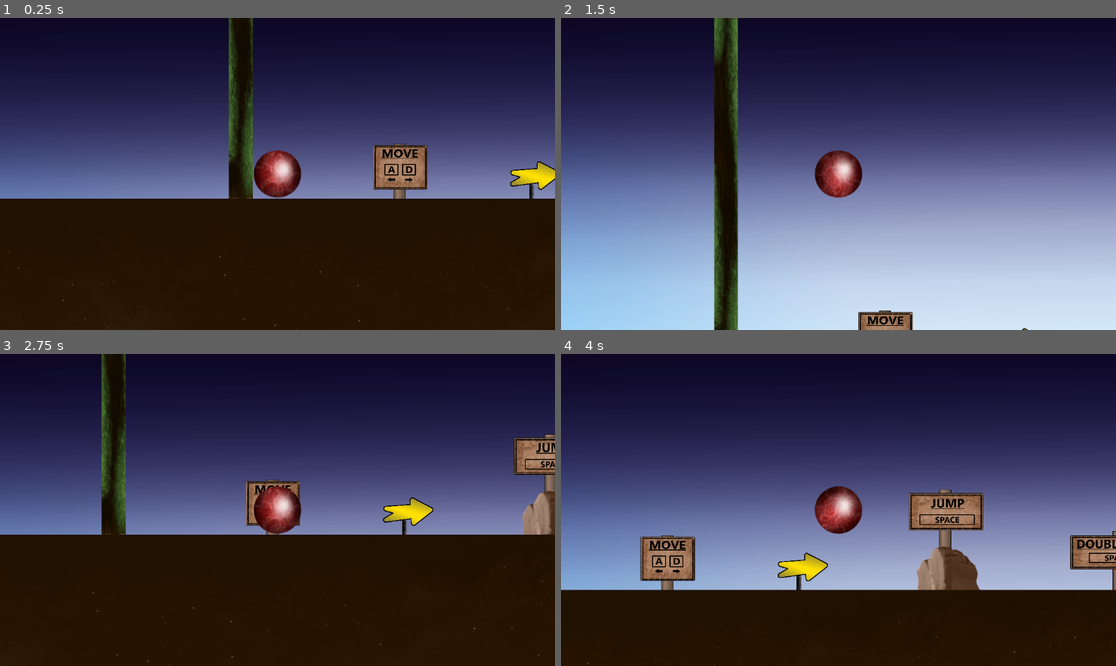
Above: before the commit, frames 1-4 (two rows, left to right).
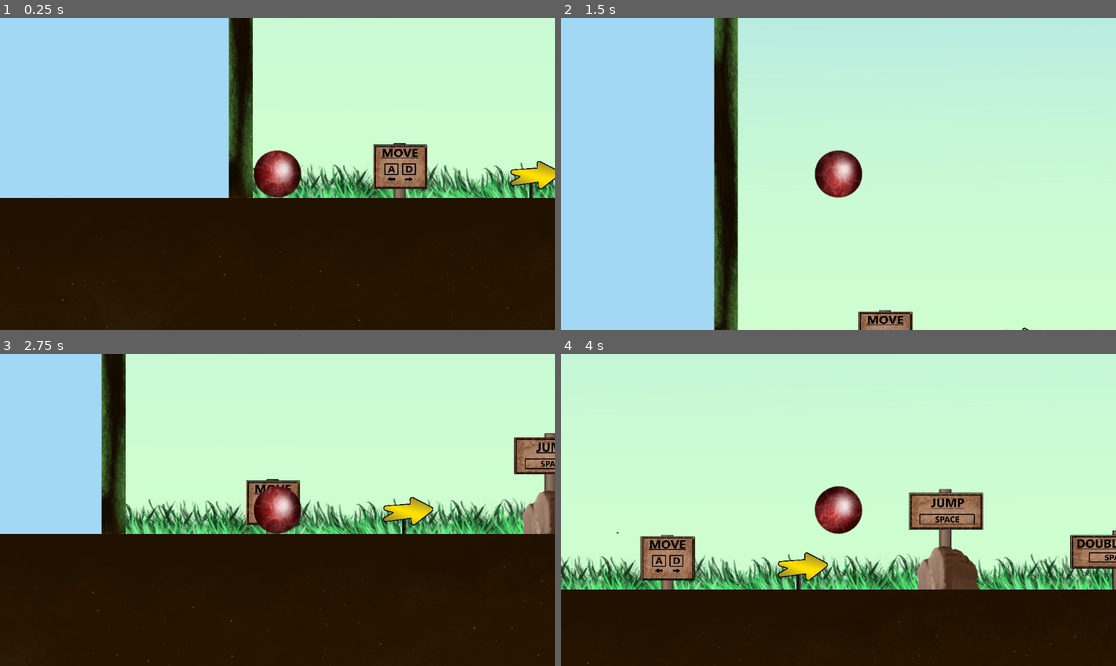
Above: after the commit, the same moments.

Repository: Cicadaware/Basic-Side-Scroller
Game: Godot game, scene res://node_2d.tscn
The game is run twice, just before and just after one commit, with the same random seed, the same clock (stepped at 60 frames per second) and the same inputs.
Inputs:
- Up to frame 1 (0.25 s): no input
- Up to frame 2 (1.5 s): tap Enter (ui_accept) at 0.5, 0.77 s; hold Right (ui_right) 0.53-1.28 s; hold Left (ui_left) from 1.28 s (still down)
- Up to frame 3 (2.75 s): tap Enter (ui_accept) at 1.52 s; release Left (ui_left) at 2.03 s; hold Right (ui_right) from 2.03 s (still down)
- Up to frame 4 (4 s): tap Enter (ui_accept) at 3.02, 3.77 s; release Right (ui_right) at 3.53 s; hold Left (ui_left) from 3.53 s (still down)

The runs differ from the first frame. In frame 1, 53% of the frame differs, in the area x 0-100%, y 0-100%; in frame 2, 90%; in frame 3, 52%; in frame 4, 70%.

Commit message:
updated artstyle

Diff:
--- a/node_2d.tscn
+++ b/node_2d.tscn
@@ -1,13 +1,15 @@
-[gd_scene load_steps=47 format=3 uid="uid://dmtml1es2u8tg"]
+[gd_scene load_steps=52 format=3 uid="uid://dmtml1es2u8tg"]
 
 [ext_resource type="Script" uid="uid://chwgfm4defjwi" path="res://player.gd" id="1_0e48y"]
 [ext_resource type="Script" uid="uid://dhfu1qlr5mc3l" path="res://node_2d.gd" id="1_kdubu"]
+[ext_resource type="Texture2D" uid="uid://s5mbbll6h6ll" path="res://resources/forest_background.png" id="2_1fr6y"]
 [ext_resource type="Texture2D" uid="uid://bn52uwun17own" path="res://resources/move_board.png" id="2_bjha6"]
 [ext_resource type="Texture2D" uid="uid://cxa2pc8c4auo5" path="res://resources/background_filler.png" id="2_gt76g"]
 [ext_resource type="Texture2D" uid="uid://pw3pxx865n8c" path="res://resources/ball.png" id="2_q6r6c"]
 [ext_resource type="Texture2D" uid="uid://bc42oasigc2b0" path="res://resources/arrowPost.png" id="2_x0ka3"]
 [ext_resource type="Texture2D" uid="uid://cmneq705c8wy" path="res://resources/jump_board.png" id="3_gt76g"]
 [ext_resource type="Texture2D" uid="uid://idbqj5xqv4qv" path="res://resources/double_jump_board.png" id="4_1fr6y"]
+[ext_resource type="Texture2D" uid="uid://dr6v6mnas6wfw" path="res://resources/grass.png" id="4_2hxjc"]
 [ext_resource type="Texture2D" uid="uid://dyhri0kioed2m" path="res://resources/rock.png" id="5_2hxjc"]
 [ext_resource type="Texture2D" uid="uid://btlb6saidjy15" path="res://resources/warning_sign.png" id="5_gt76g"]
 [ext_resource type="Texture2D" uid="uid://c4u82g56gpi0q" path="res://resources/arrow.png" id="5_q6r6c"]
@@ -24,6 +26,7 @@
 [ext_resource type="Texture2D" uid="uid://bl88hmffusuqr" path="res://resources/slow_sign.png" id="15_1fr6y"]
 [ext_resource type="Script" uid="uid://crds0suisuabe" path="res://win_screen.gd" id="16_flf07"]
 [ext_resource type="Texture2D" uid="uid://dy20hvll03lg1" path="res://resources/cloud.png" id="17_2hxjc"]
+[ext_resource type="Texture2D" uid="uid://d3xj53bokrj08" path="res://resources/thunder_particle_texture.png" id="27_1fr6y"]
 [ext_resource type="Script" uid="uid://dqkpruymfv6y2" path="res://cloud_flight_particle.gd" id="29_ebxd8"]
 
 [sub_resource type="CircleShape2D" id="CircleShape2D_ebxd8"]
@@ -62,7 +65,7 @@
 size = Vector2(128, 127.773)
 
 [sub_resource type="RectangleShape2D" id="RectangleShape2D_0h7mo"]
-size = Vector2(123.2, 130.548)
+size = Vector2(123.29999, 130.55379)
 
 [sub_resource type="RectangleShape2D" id="RectangleShape2D_nr8wp"]
 size = Vector2(123.2, 130.548)
@@ -90,26 +93,53 @@
 colors = PackedColorArray(1, 1, 1, 1, 0, 0, 0, 0)
 
 [sub_resource type="RectangleShape2D" id="RectangleShape2D_x0ka3"]
-size = Vector2(130.932, 125.268)
+size = Vector2(130.932, 122.658325)
 
 [sub_resource type="RectangleShape2D" id="RectangleShape2D_flf07"]
-size = Vector2(10971, 2819)
+size = Vector2(6475.5, 504.5)
 
 [sub_resource type="Curve" id="Curve_ebxd8"]
 _data = [Vector2(0, 0), 0.0, 0.0, 0, 0, Vector2(1, 1), 0.0, 0.0, 0, 0]
 point_count = 2
 
+[sub_resource type="Curve" id="Curve_2hxjc"]
+_data = [Vector2(0, 1), 0.0, 0.0, 0, 0, Vector2(0.505814, 0.516854), 0.0, 0.0, 0, 0, Vector2(1, 0), 0.0, 0.0, 0, 0]
+point_count = 3
+
+[sub_resource type="Curve" id="Curve_2u7jv"]
+_data = [Vector2(0, 0.52808994), 0.0, 0.0, 0, 0, Vector2(0.48837215, 1), 0.0, 0.0, 0, 0, Vector2(1, 0), 0.0, 0.0, 0, 0]
+point_count = 3
+
 [node name="Node2D" type="Node2D"]
 script = ExtResource("1_kdubu")
 
+[node name="Forest_background" type="Sprite2D" parent="."]
+position = Vector2(680, -600)
+texture = ExtResource("2_1fr6y")
+
+[node name="Forest_filler" type="Sprite2D" parent="."]
+position = Vector2(1416, -720)
+texture = ExtResource("2_gt76g")
+
 [node name="Sprite2D" type="Sprite2D" parent="."]
-position = Vector2(1475, -728)
-texture = ExtResource("2_gt76g")
+position = Vector2(-32, -33)
+scale = Vector2(0.541, 0.30784315)
+texture = ExtResource("4_2hxjc")
 
 [node name="Sprite2D2" type="Sprite2D" parent="."]
-position = Vector2(1238.25, -622)
-scale = Vector2(0.388, 0.592)
-texture = ExtResource("2_gt76g")
+position = Vector2(476.00003, -34)
+scale = Vector2(0.541, 0.30784315)
+texture = ExtResource("4_2hxjc")
+
+[node name="Sprite2D3" type="Sprite2D" parent="."]
+position = Vector2(980.00006, -34)
+scale = Vector2(0.541, 0.30784315)
+texture = ExtResource("4_2hxjc")
+
+[node name="Sprite2D4" type="Sprite2D" parent="."]
+position = Vector2(1405, -34)
+scale = Vector2(0.541, 0.30784315)
+texture = ExtResource("4_2hxjc")
 
 [node name="Move_board" type="Sprite2D" parent="."]
 position = Vector2(25, -50)
@@ -716,8 +746,8 @@
 texture = ExtResource("10_x0ka3")
 
 [node name="CollisionShape2D" type="CollisionShape2D" parent="Ground15"]
-position = Vector2(2.6, 2.60986)
-scale = Vector2(1, 0.999999)
+position = Vector2(2.6499863, 2.6079102)
+scale = Vector2(0.9999998, 0.99999887)
 shape = SubResource("RectangleShape2D_0h7mo")
 
 [node name="Ground16" type="StaticBody2D" parent="."]
@@ -731,7 +761,7 @@
 texture = ExtResource("10_x0ka3")
 
 [node name="CollisionShape2D" type="CollisionShape2D" parent="Ground16"]
-position = Vector2(2.59999, 2.61664)
+position = Vector2(2.7000022, 2.6107342)
 shape = SubResource("RectangleShape2D_nr8wp")
 
 [node name="Platform 13" type="StaticBody2D" parent="." groups=["Ground"]]
@@ -881,20 +911,7 @@
 texture = ExtResource("6_hqns4")
 
 [node name="CollisionShape2D" type="CollisionShape2D" parent="Ground"]
-position = Vector2(3.48915, 2.60976)
-shape = SubResource("RectangleShape2D_x0ka3")
-
-[node name="Ground2" type="StaticBody2D" parent="." groups=["Ground"]]
-position = Vector2(618, 27)
-scale = Vector2(15.296, 0.383178)
-
-[node name="Sprite2D" type="Sprite2D" parent="Ground2"]
-position = Vector2(-63.938286, 994.316)
-scale = Vector2(0.083048806, 2.62933)
-texture = ExtResource("6_hqns4")
-
-[node name="CollisionShape2D" type="CollisionShape2D" parent="Ground2"]
-position = Vector2(3.48915, 2.60976)
+position = Vector2(3.489151, 3.9145966)
 shape = SubResource("RectangleShape2D_x0ka3")
 
 [node name="Timer" type="Timer" parent="."]
@@ -907,7 +924,7 @@
 position = Vector2(2704, 0)
 
 [node name="CollisionShape2D" type="CollisionShape2D" parent="Death area"]
-position = Vector2(4804, 2485)
+position = Vector2(2556.25, 1327.75)
 shape = SubResource("RectangleShape2D_flf07")
 
 [node name="SpawnPoint" type="Marker2D" parent="."]
@@ -928,6 +945,33 @@
 target = NodePath("../Player")
 offset = Vector2(0, 48)
 
+[node name="Lightning" type="CPUParticles2D" parent="."]
+position = Vector2(5267, 1093)
+scale = Vector2(1.268796, 0.24284528)
+amount = 500
+texture = ExtResource("27_1fr6y")
+lifetime = 0.5
+emission_shape = 3
+emission_rect_extents = Vector2(2556.25, 1327.75)
+gravity = Vector2(0, 0)
+scale_amount_max = 4.0
+scale_amount_curve = SubResource("Curve_2hxjc")
+
+[node name="Flies and bugs" type="CPUParticles2D" parent="."]
+position = Vector2(663, -115)
+amount = 1
+emission_shape = 3
+emission_rect_extents = Vector2(950, 70)
+direction = Vector2(0, 0)
+spread = 180.0
+gravity = Vector2(0, 200)
+initial_velocity_min = 600.0
+initial_velocity_max = 600.0
+scale_amount_min = 2.0
+scale_amount_max = 5.0
+scale_amount_curve = SubResource("Curve_2u7jv")
+color = Color(0.1481536, 0.071302675, 0.0060860915, 1)
+
 [connection signal="body_entered" from="WinArea" to="." method="_on_win_area_body_entered"]
 [connection signal="pressed" from="WinScreen/RestartButton" to="." method="_on_restart_button_pressed"]
 [connection signal="body_entered" from="Death area" to="." method="_on_death_area_body_entered"]
Binary file changed: resources/background.png
Binary file changed: resources/background_filler.png
Binary file added: resources/forest_background.png
Not shown, added: resources/forest_background.png.import
Binary file added: resources/game_icon.png
Not shown, added: resources/game_icon.png.import
Binary file added: resources/grass.png
Not shown, added: resources/grass.png.import
Binary file added: resources/thunder_particle_texture.png
Not shown, added: resources/thunder_particle_texture.png.import
Not shown, added: basic_sidescroller/basic-sidescroller.zip
Not shown, changed: basic_sidescroller/basic_sidescroller.zip
(and 5 more such lines)
